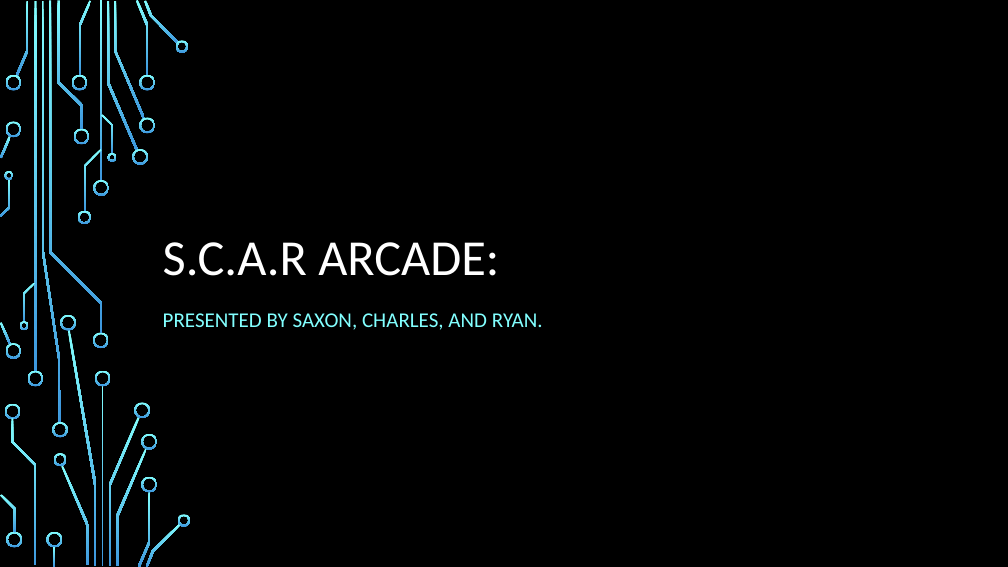
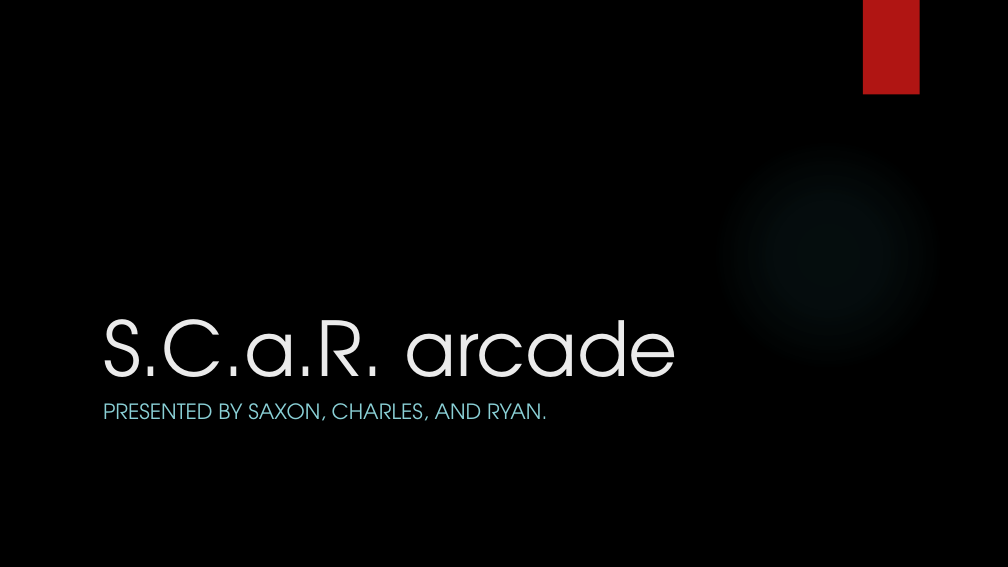
Before and after one commit to IgnitionOrk/SCaR_Arcade, a slide deck: slide 1 of SCaRArcade.pptx. Drawn at 1008x567 pixels with LibreOffice and Linux fonts; fonts in the diff are those of the drawing; background and template pictures are left out. Boxes give left, top, right and bottom in pixels: in the first picture for what was removed or moved away, otherwise in the second. Text is boxed around its words. In the diff, an @@ line names an element or a change of style, - is before the commit and + after.

```diff
--- a/SCaRArcade.pptx
+++ b/SCaRArcade.pptx
@@ rectangle added at [863,0,920,95], fill #B01513 @@
@@ title at [103,319,678,410]: text changed; size 48 to 72 pt; font Calibri to TeX Gyre Adventor; text colour #FFFFFF to #EBEBEB @@
-S.C.A.R ARCADE:
+S.C.a.R. arcade
@@ subtitle "PRESENTED BY SAXON, CHARLES, AND ...": place and size @@
-subtitle "PRESENTED BY SAXON, CHARLES, AND ..." at [163,313,543,330]
+subtitle "PRESENTED BY SAXON, CHARLES, AND ..." at [103,403,547,421]
@@ subtitle "PRESENTED BY SAXON, CHARLES, AND ..." at [103,403,547,421]: font Calibri to TeX Gyre Adventor, text colour #82FFFF to #8AD0D6; line spacing 1.2 to 1 @@
@@ group removed at [0,0,191,567]: 50 freeform shapes, 4 rectangles @@
```
Also in this commit, not shown: 7 other slides changed, 4 slides added, 3 slides removed.
